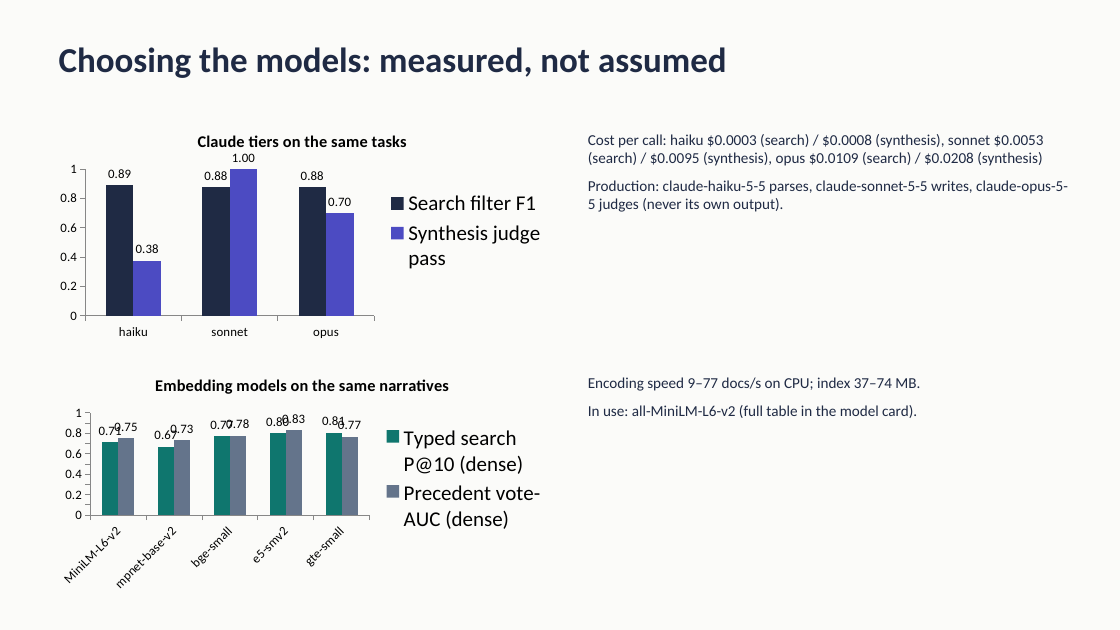
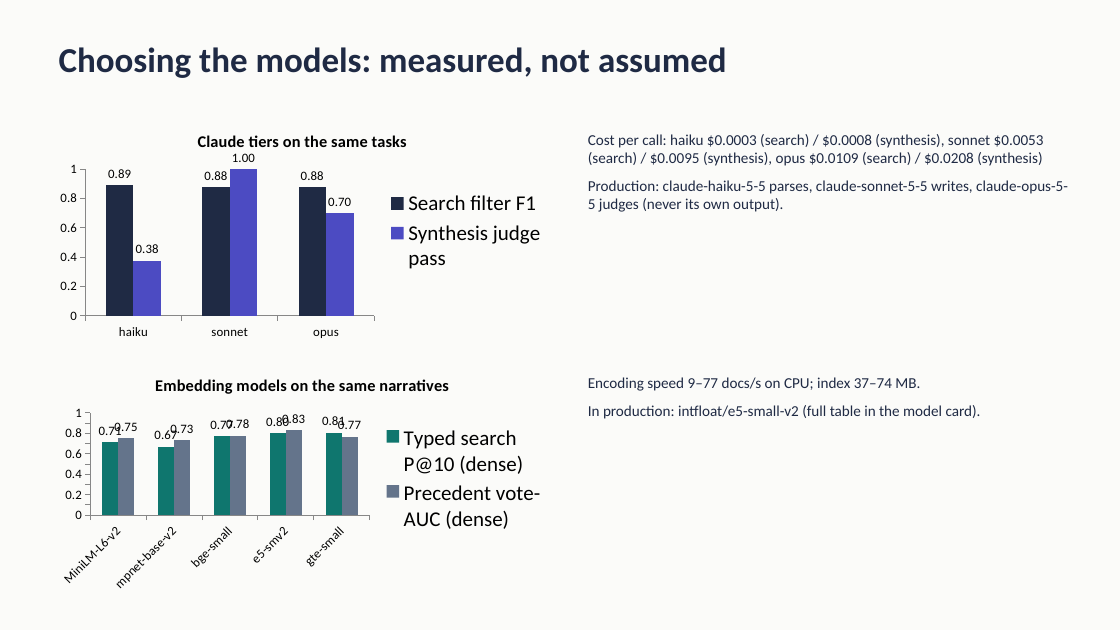
Before and after one commit to stealthynugget/student_success_assistant, a slide deck: slide 12 of docs/Student_Success_Assistant_10min.pptx. Drawn at 1120x630 pixels with LibreOffice and Linux fonts; fonts in the diff are those of the drawing. Boxes give left, top, right and bottom in pixels: in the first picture for what was removed or moved away, otherwise in the second. Text is boxed around its words. In the diff, an @@ line names an element or a change of style, - is before the commit and + after.

```diff
--- a/docs/Student_Success_Assistant_10min.pptx
+++ b/docs/Student_Success_Assistant_10min.pptx
@@ text at (x1=588, y1=405, x2=981, y2=419): text changed @@
-In use: all-MiniLM-L6-v2 (full table in the model card).
+In production: intfloat/e5-small-v2 (full table in the model card).
```
Also in this commit, not shown: 1 other slide changed, 17 other files.
